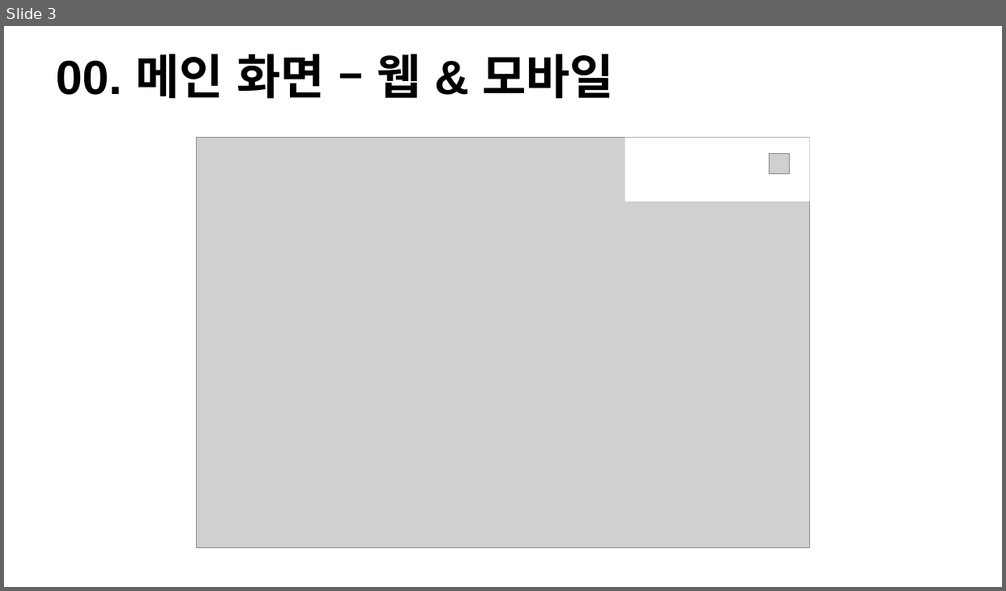
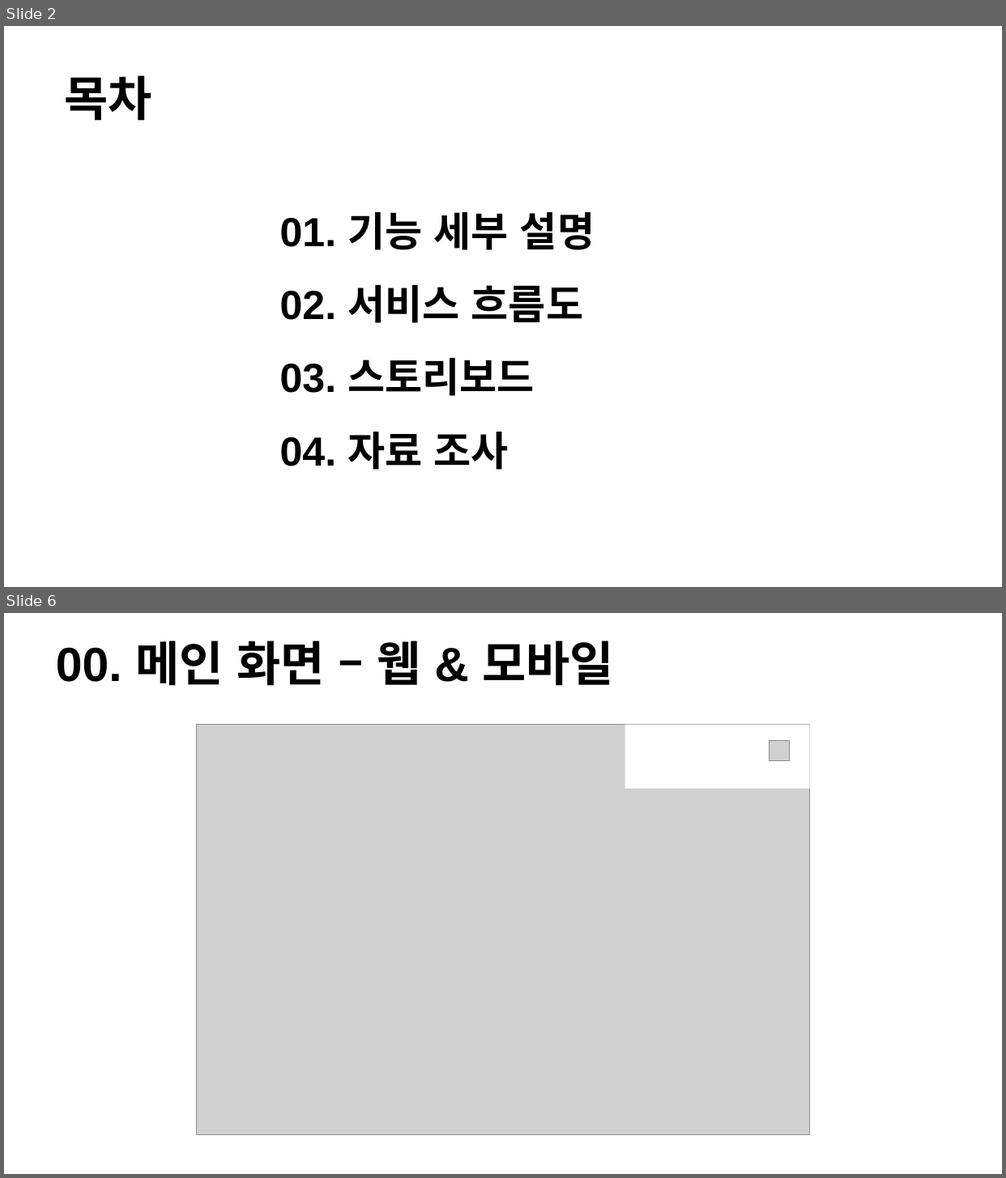
Before and after one commit to Bik00/WD3A5_Project, a slide deck: 스토리보드/스토리보드 - ppt.pptx. Shown one above the other, each under a label of ours: slide 3 before the commit, slides 2 and 6 after it; the slides between them are not shown. The pictures are 1006x591 and 1006x1178 pixels, drawn with LibreOffice and Linux fonts; fonts in the diff are those of the drawing; grey boxes stand for pictures. Boxes give left, top, right and bottom in pixels: in the first picture for what was removed or moved away, otherwise in the second. Text is boxed around its words. In the diff, an @@ line names an element or a change of style, - is before the commit and + after.

Commit message:
중권이 설득 자료
아이디어 통과하자 OTL

```diff
--- a/스토리보드/스토리보드 - ppt.pptx
+++ b/스토리보드/스토리보드 - ppt.pptx
@@ slide 2 added at bbox=[4, 26, 1002, 587], background #FFFFFF @@
@@ text added at bbox=[65, 75, 153, 121], 46 pt, text #000000, bold @@
+목차
@@ text added at bbox=[280, 212, 594, 470], 39.1 pt, text #000000, bold @@
+01. 기능 세부 설명
+02. 서비스 흐름도
+03. 스토리보드
+04. 자료 조사
@@ what was slide 3 is now slide 6 @@
```
Also in this commit, not shown: 2 slides changed, 2 other slides added, 24 other files.
